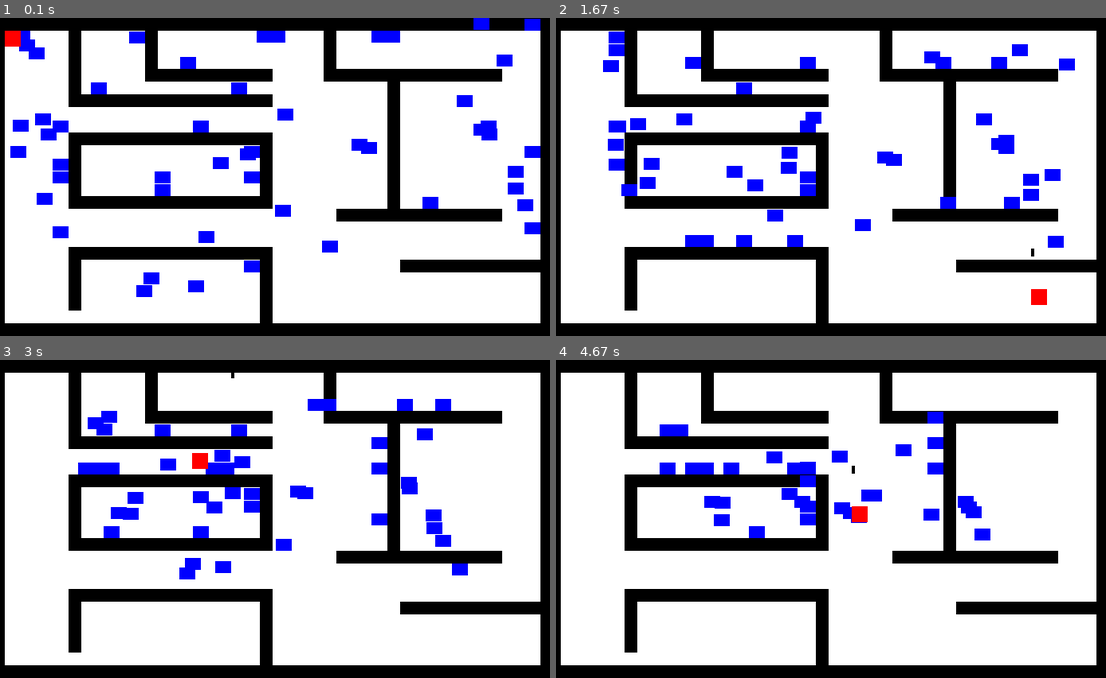
Above: before the commit, frames 1-4 (two rows, left to right).
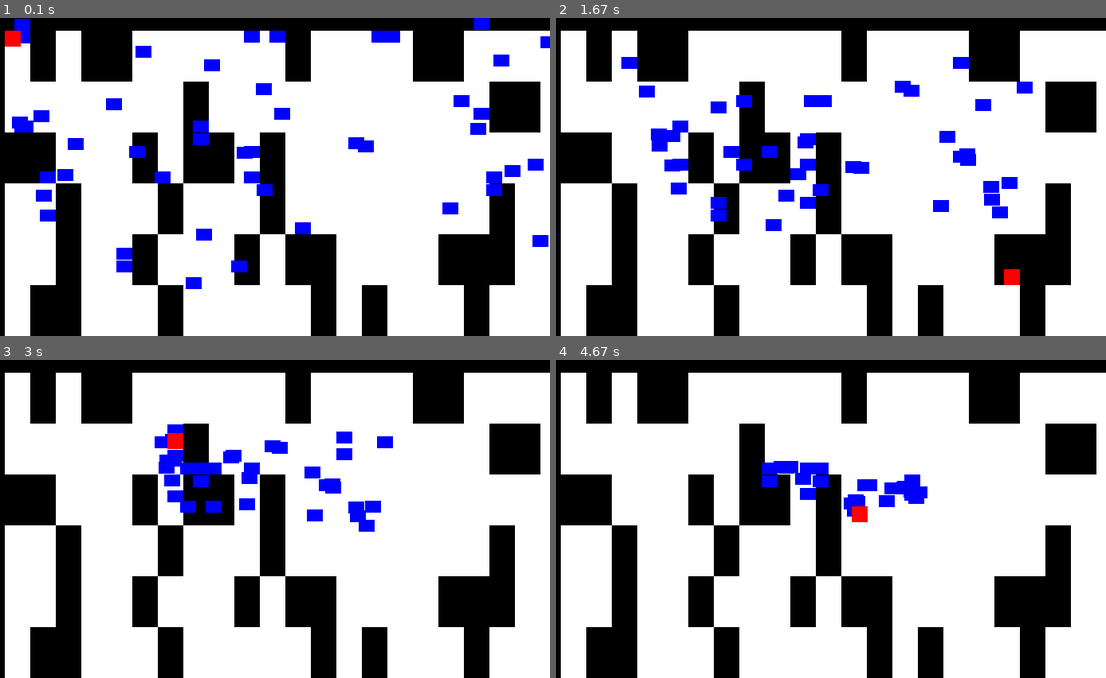
Above: after the commit, the same moments.

Repository: The-XSS-Rat/Pygame-Shooter
Game: pygame game, started from main.py
Same seed, same stepped clock (60 frames per second), same inputs: the game is played once before the commit and once after it.
Inputs (mouse positions are in pixels of both pictures, inside the frame that each line leads up to):
- Up to frame 1 (0.1 s): no input
- Up to frame 2 (1.67 s): click (825, 177) at 0.38 s; click (831, 196) at 0.72 s; click (655, 129) at 1.05 s; click (1029, 288) at 1.38 s
- Up to frame 3 (3 s): click (280, 410) at 1.72 s; click (247, 601) at 2.05 s; click (253, 464) at 2.38 s; click (192, 452) at 2.72 s
- Up to frame 4 (4.67 s): click (974, 490) at 3.05 s; click (1001, 512) at 3.38 s; click (946, 461) at 3.72 s; click (666, 455) at 4.05 s; click (853, 506) at 4.38 s

The runs differ from the first frame. In frame 1, 38% of the frame differs, in the area x 0-100%, y 0-100%; in frame 2, 41%, in the area x 0-100%, y 4-100%; in frame 3, 39%; in frame 4, 38%.

Commit message:
Added a random level generator
Needs to be refined

Diff:
--- a/main.py
+++ b/main.py
@@ -41,6 +41,24 @@
 "W                    W                     W",
 "WWWWWWWWWWWWWWWWWWWWWWWWWWWWWWWWWWWWWWWWWWWW",
 ]
+
+#Create a random level
+level = [
+"WWWWWWWWWWWWWWWWWWWWWWWWWWWWWWWWWWWWWWWWWWWW"
+]
+
+for i in range(6):
+    strLevelAdd = "W"
+    for j in range(21):
+        if random.randint(0,100) > 20:
+            strLevelAdd = strLevelAdd + "  "
+        else:
+            strLevelAdd = strLevelAdd + "WW"
+    print(strLevelAdd)
+    level.append(strLevelAdd)
+    level.append(strLevelAdd)
+    level.append(strLevelAdd)
+    level.append(strLevelAdd)
 
 # Initialize Pygame
 pygame.init()
@@ -167,6 +185,6 @@
     pygame.display.flip()
 
     # --- Limit to 20 frames per second
-    clock.tick(60)
+    clock.tick(180)
 
 pygame.quit()
